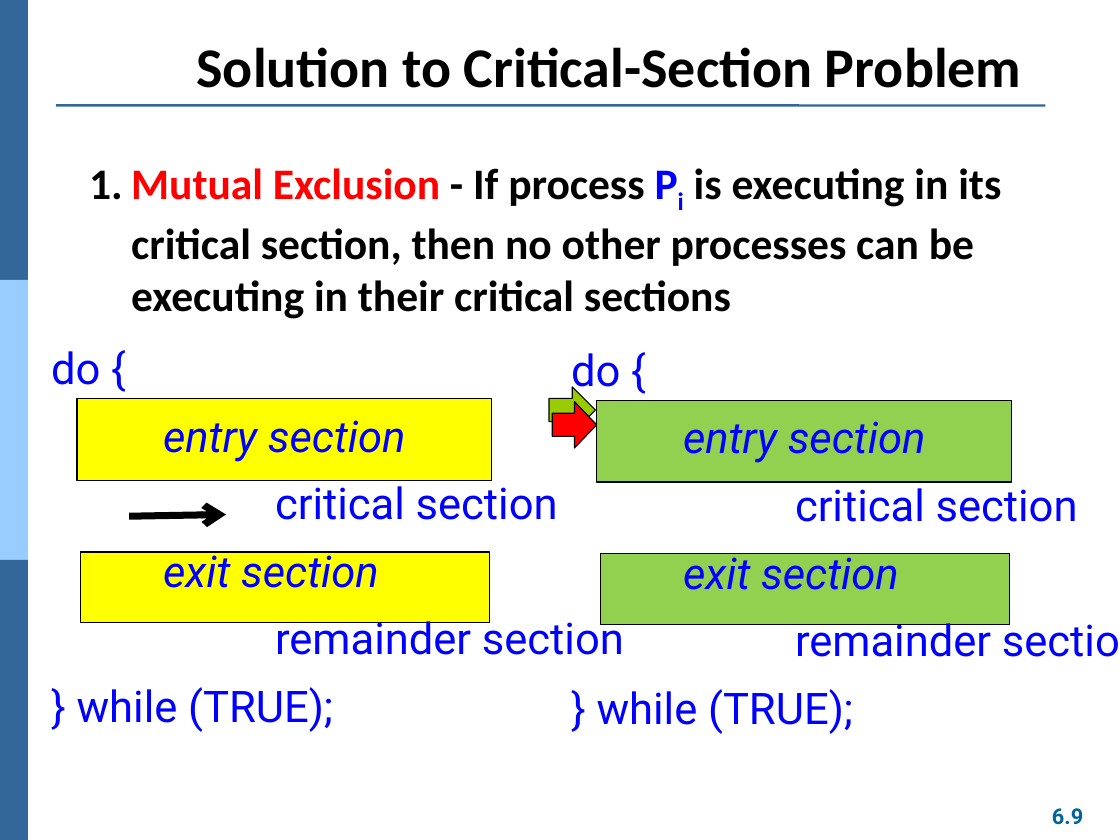
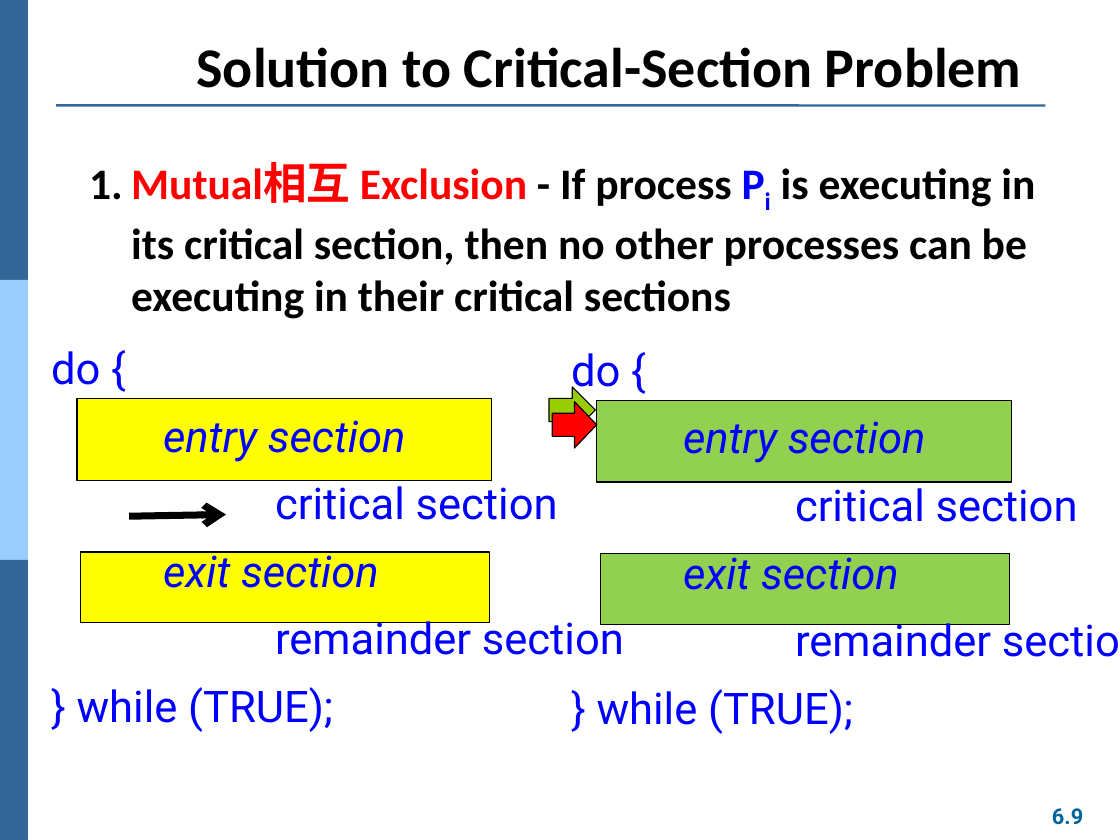
Before and after one commit to Yang09701194/OS_Learning, a slide deck: slide 9 of ch06.pptx. Drawn at 1120x840 pixels with LibreOffice and Linux fonts; fonts in the diff are those of the drawing. Boxes give left, top, right and bottom in pixels: in the first picture for what was removed or moved away, otherwise in the second. Text is boxed around its words. In the diff, an @@ line names an element or a change of style, - is before the commit and + after.

```diff
--- a/ch06.pptx
+++ b/ch06.pptx
@@ text at bbox=[89, 163, 1035, 319]: text changed @@
-1. Mutual Exclusion - If process Pi is executing in its critical section, then no other processes can be executing in their critical sections
+1. Mutual相互 Exclusion - If process Pi is executing in its critical section, then no other processes can be executing in their critical sections
```
Also in this commit, not shown: 3 other slides changed, 1 slide added, 1 other file.
